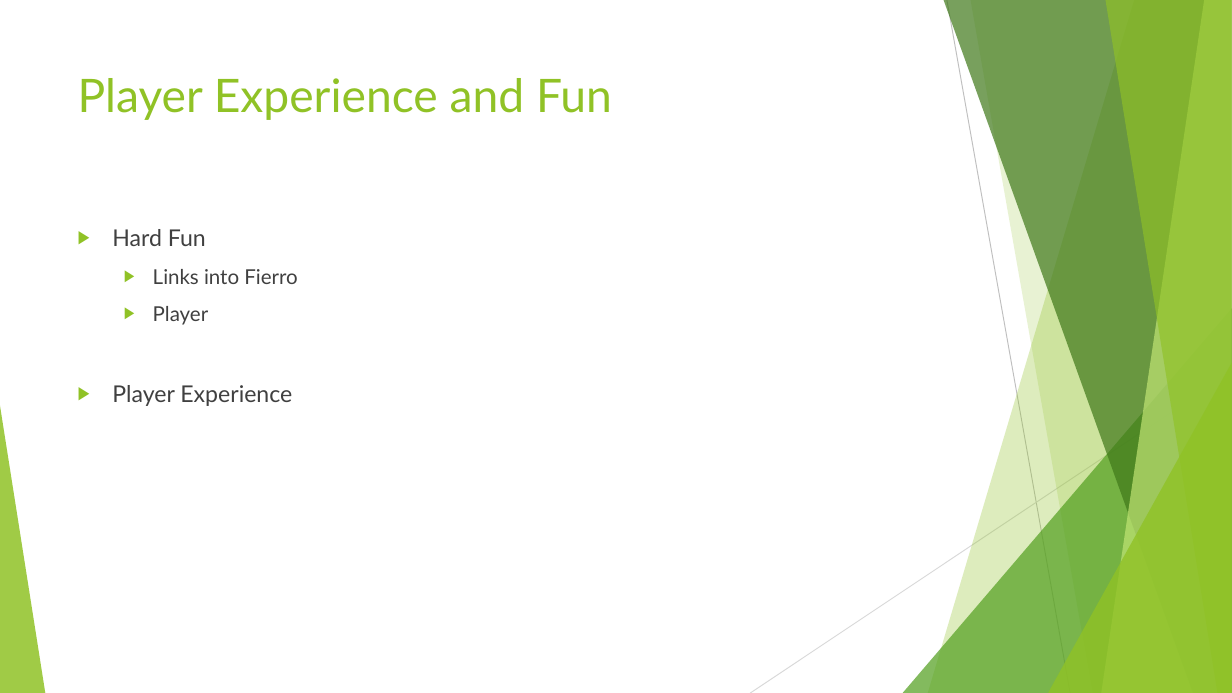
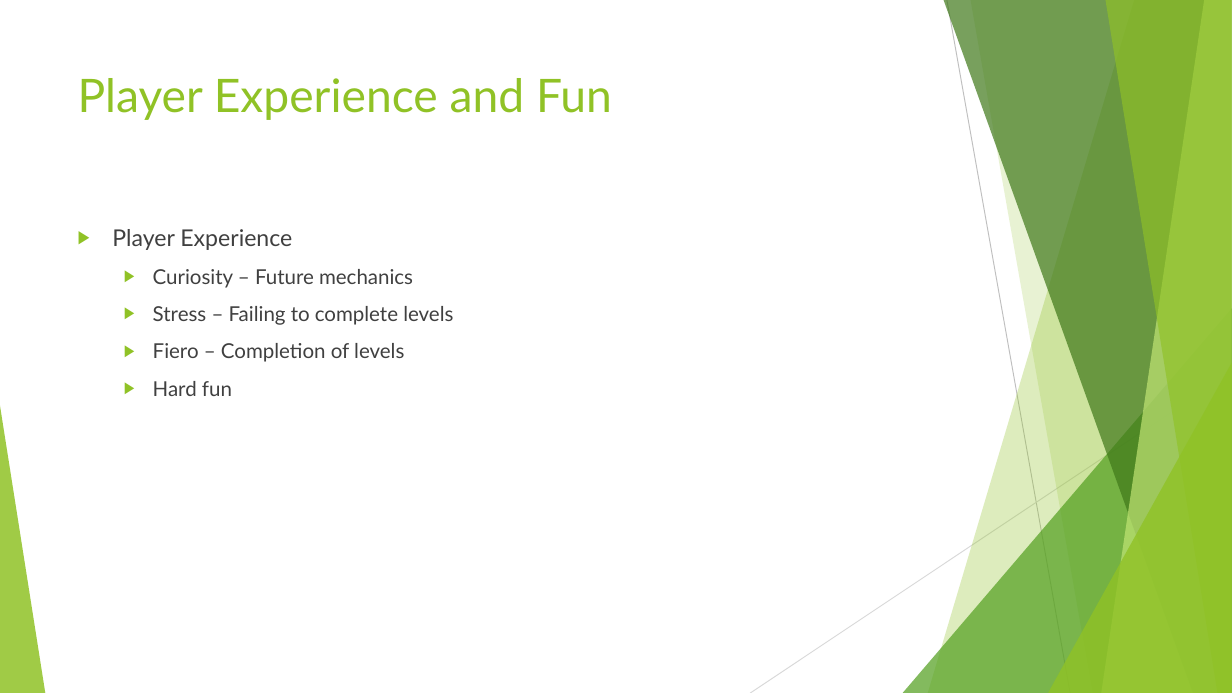
Before and after one commit to UoSGamesGroups/level-6-l6-group-5, a slide deck: slide 3 of Project Management/Pitches/Pitch 2.pptx. Drawn at 1232x693 pixels with LibreOffice and Linux fonts; fonts in the diff are those of the drawing. Boxes give left, top, right and bottom in pixels: in the first picture for what was removed or moved away, otherwise in the second. Text is boxed around its words. In the diff, an @@ line names an element or a change of style, - is before the commit and + after.

```diff
--- a/Project Management/Pitches/Pitch 2.pptx
+++ b/Project Management/Pitches/Pitch 2.pptx
@@ text at (112,229,297,325): paragraphs removed @@
-▶ Hard Fun
-  ▶ Links into Fierro
-  ▶ Player
@@ text at (153,269,453,396): paragraphs added @@
+  ▶ Curiosity – Future mechanics
+  ▶ Stress – Failing to complete levels
+  ▶ Fiero – Completion of levels
+  ▶ Hard fun
```
Also in this commit, not shown: 3 other slides changed, 1 slide added.
